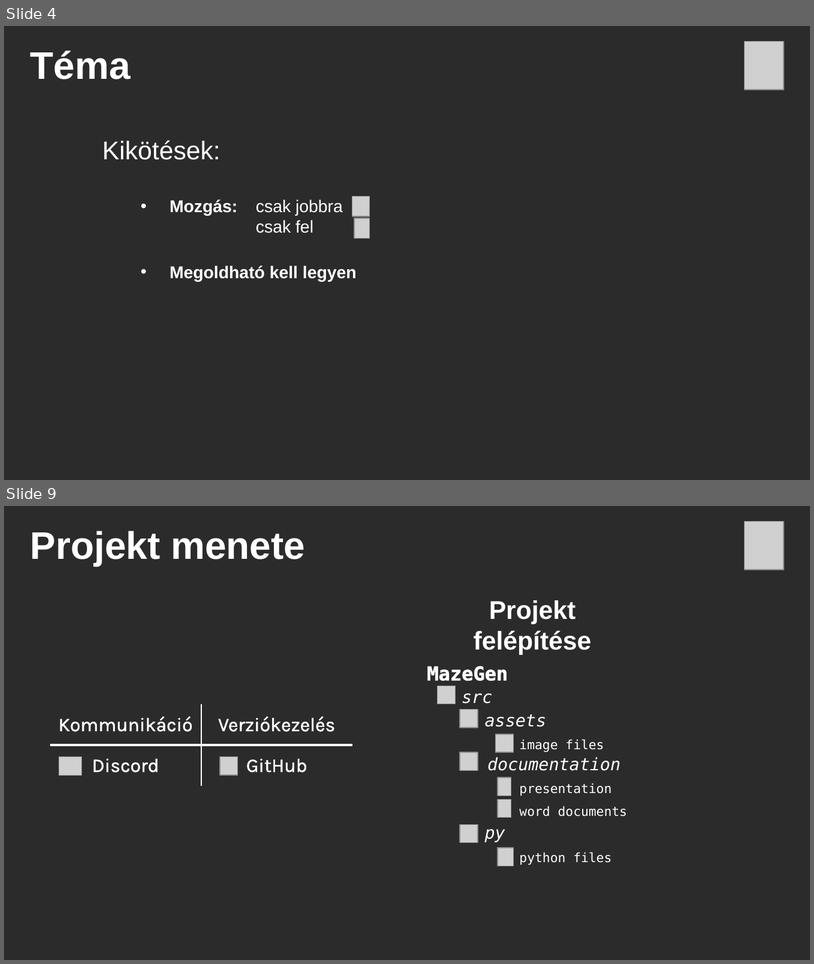
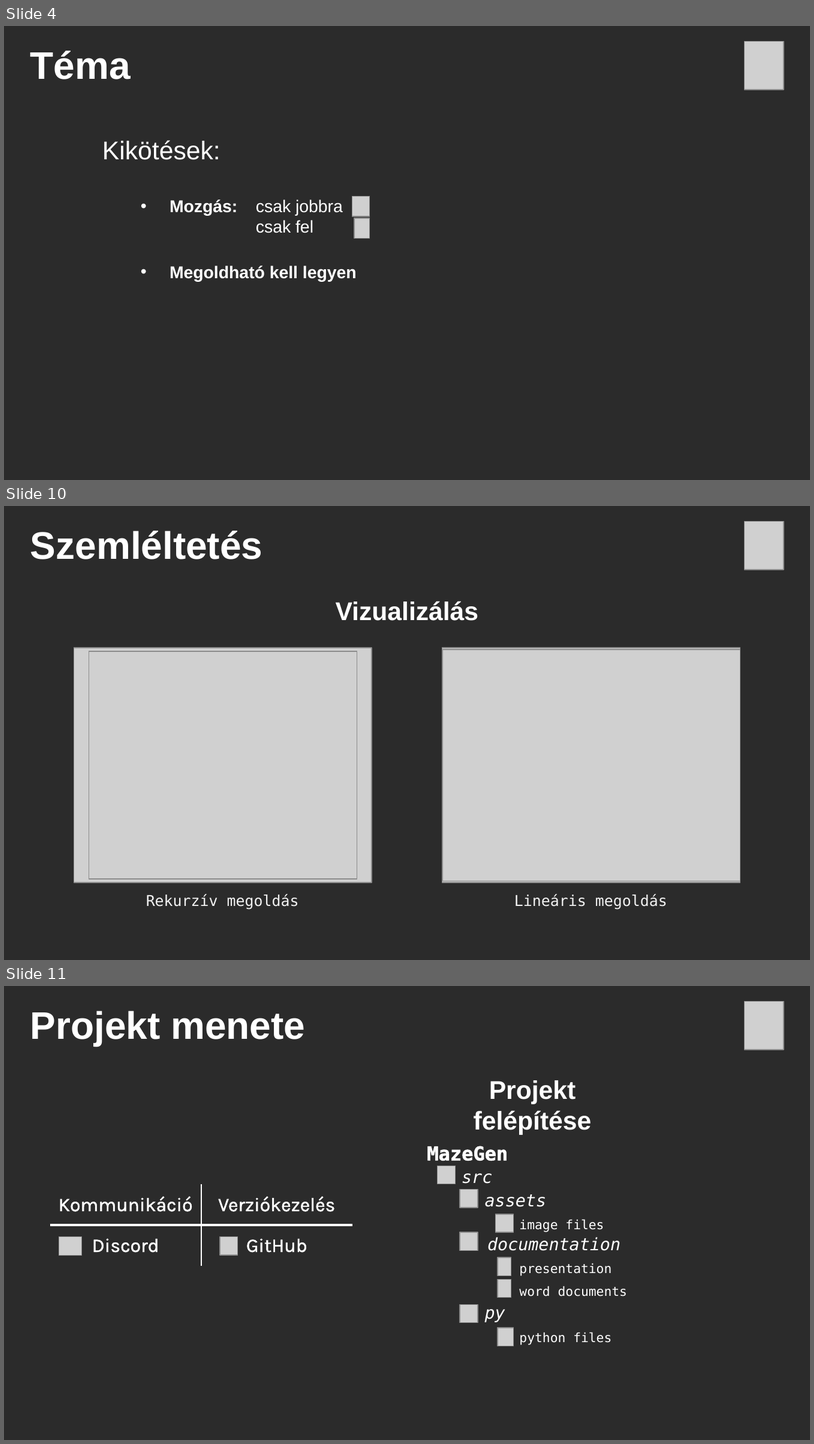
Before and after one commit to Py-xel/MazeGen, a slide deck: src/documentation/Presentation.pptx. Shown one above the other, each under a label of ours: slides 4 and 9 before the commit, slides 4, 10 and 11 after it; the slides between them are not shown. The pictures are 814x964 and 814x1444 pixels, drawn with LibreOffice and Linux fonts; fonts in the diff are those of the drawing; grey boxes stand for pictures; background and template pictures are left out; a plain dark background stands for a picture behind light text. Boxes give left, top, right and bottom in pixels: in the first picture for what was removed or moved away, otherwise in the second. Text is boxed around its words. In the diff, an @@ line names an element or a change of style, - is before the commit and + after.

```diff
--- a/src/documentation/Presentation.pptx
+++ b/src/documentation/Presentation.pptx
@@ slide 10 added at [4, 506, 810, 960], background picture (left out) @@
@@ picture added at [744, 522, 783, 570] @@
@@ text added at [30, 531, 263, 559], 36 pt, text #FFFFFF, bold @@
+Szemléltetés
@@ text added at [336, 601, 479, 621], 24 pt, text #FFFFFF, bold @@
+Vizualizálás
@@ picture added at [74, 648, 372, 882] @@
@@ picture added at [443, 648, 741, 882] @@
@@ picture added at [443, 649, 741, 881] @@
@@ picture added at [89, 651, 357, 879] @@
@@ text added at [146, 894, 299, 909], 14 pt, text #F2F2F2 @@
+Rekurzív megoldás
@@ text added at [515, 894, 668, 909], 14 pt, text #F2F2F2 @@
+Lineáris megoldás
@@ what was slide 9 is now slide 11 @@
```
Also in this commit, not shown: 2 slides changed, 3 other slides added, 2 slides removed, 15 other files.
